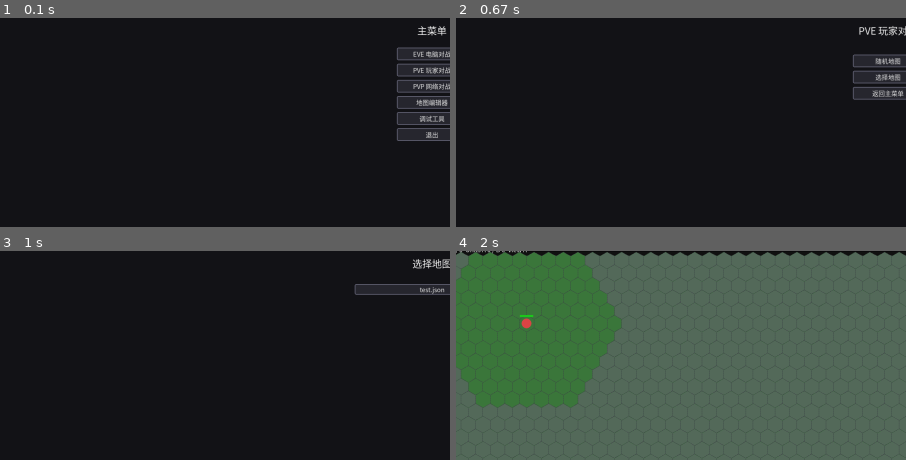
Above: before the commit, frames 1-4 (two rows, left to right).
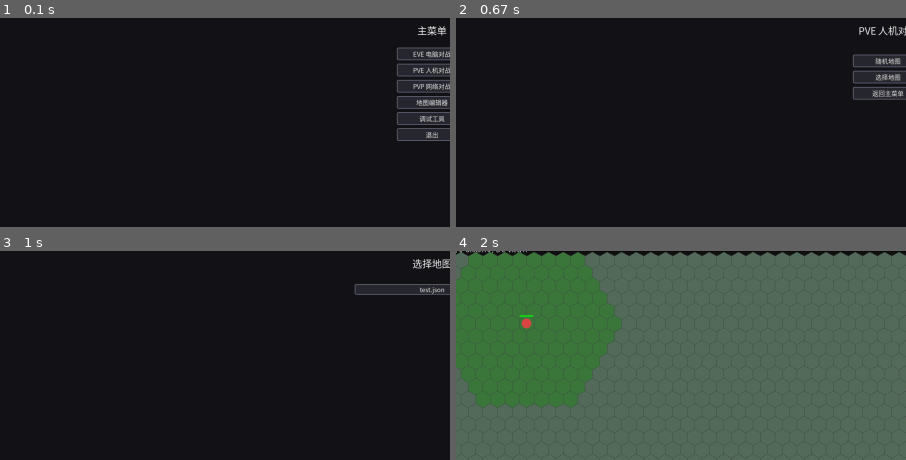
Above: after the commit, the same moments.

Repository: Dfine33/GameProj
Game: pygame game, started from rts_pygame.py
The game is run twice, just before and just after one commit, with the same random seed, the same clock (stepped at 60 frames per second) and the same inputs.
Inputs (mouse positions are % of the whole screen's width and height, from its top left):
- Up to frame 1 (0.1 s): no input
- Up to frame 2 (0.67 s): click (50, 20) at 0.38 s, where only the run after the commit has a clickable "PVE 人机对战"
- Up to frame 3 (1 s): click "选择地图" at 0.72 s
- Up to frame 4 (2 s): click "test.json" at 1.05 s; click "红队 (A)" at 1.38 s; hold Right from 1.67 s (still down)
The pictures show only the part of the screen within x 2-52%, y 7-57%; the shares and areas given below are measured in that part.

The runs differ from the first frame. In frame 1, less than 0.1% of the frame differs, in the area x 94-98%, y 23-27%; in frame 2, 0.1%, in the area x 93-99%, y 3-9%; in frame 3, nothing differs; in frame 4, nothing differs.

Commit message:
version3.1

Diff:
--- a/views/pygame_view.py
+++ b/views/pygame_view.py
@@ -36,7 +36,7 @@
         self.menu_title = '主菜单'
         self.menu_buttons = [
             Button((w//2-100, 170, 200, 36), 'EVE 电脑对战', 'mode_eve'),
-            Button((w//2-100, 216, 200, 36), 'PVE 玩家对战', 'mode_pve'),
+            Button((w//2-100, 216, 200, 36), 'PVE 人机对战', 'mode_pve'),
             Button((w//2-100, 262, 200, 36), 'PVP 网络对战', 'mode_pvp'),
             Button((w//2-100, 308, 200, 36), '地图编辑器', 'map_editor'),
             Button((w//2-100, 354, 200, 36), '调试工具', 'debug_tool'),
@@ -52,7 +52,7 @@
         ]
 
     def init_pve_buttons(self, w):
-        self.menu_title = 'PVE 玩家对战'
+        self.menu_title = 'PVE 人机对战'
         self.menu_buttons = [
             Button((w//2-100, 190, 200, 36), '随机地图', 'pve_random'),
             Button((w//2-100, 236, 200, 36), '选择地图', 'pve_select'),
Not shown, changed: README.md
Not shown, added: .trae/documents/AI 训练细节与评分方案（1000回合上限）.md
